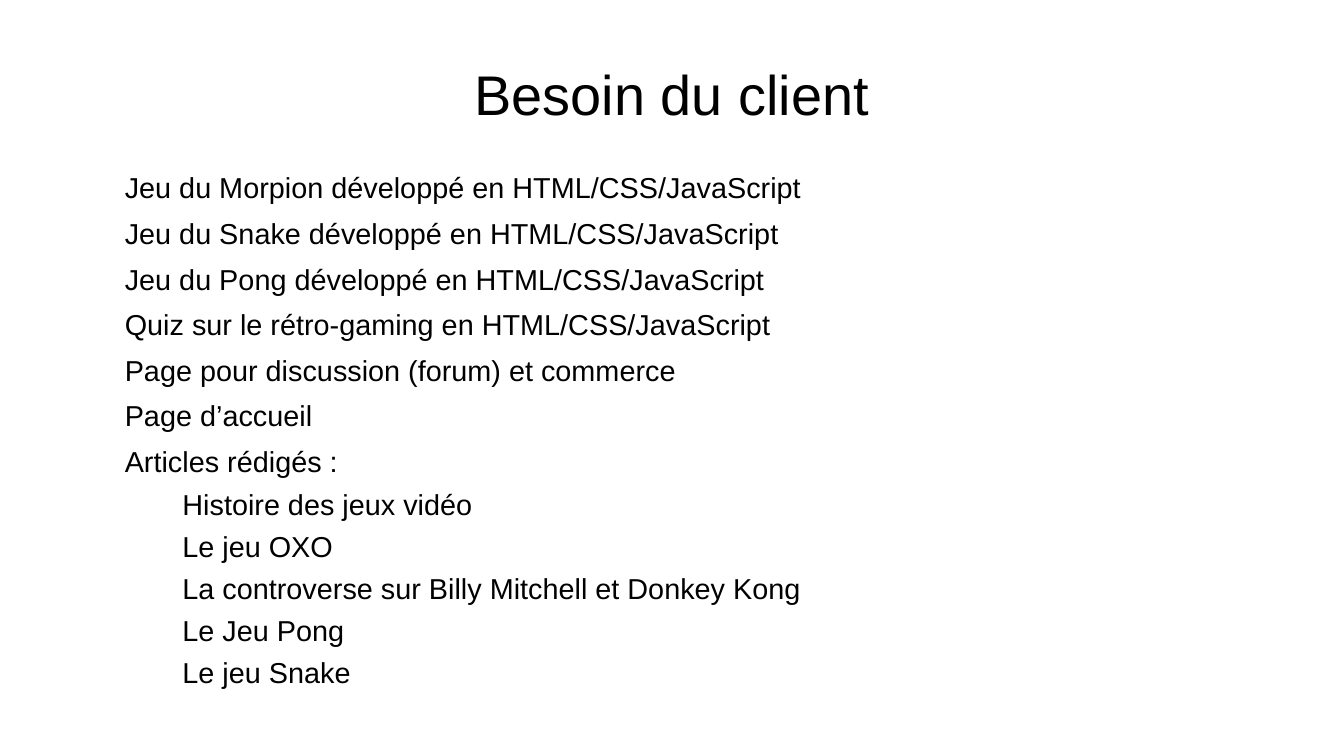
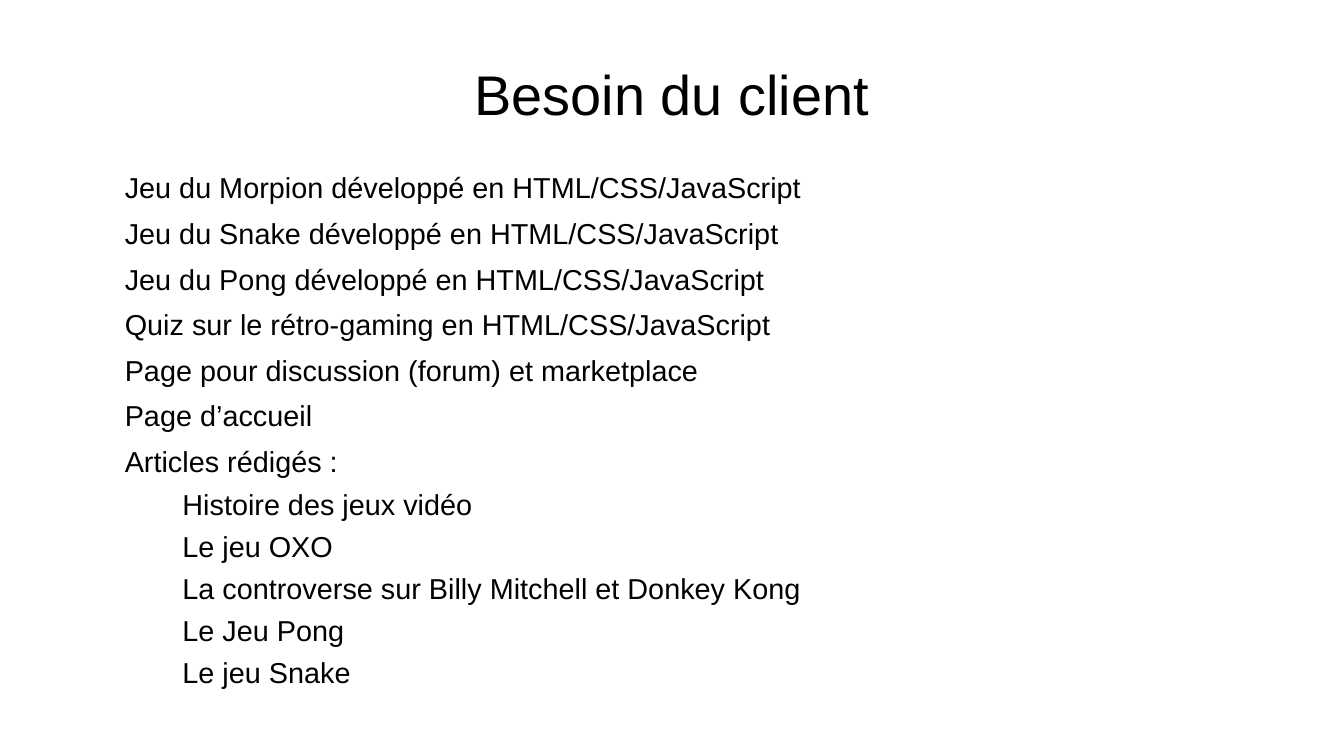
Before and after one commit to Cboukhal/projet_groupe, a slide deck: slide 3 of Camil/powerpoint/powerpoint_prototype.odp. Drawn at 1344x756 pixels with LibreOffice and Linux fonts; fonts in the diff are those of the drawing; background and template pictures are left out. Boxes give left, top, right and bottom in pixels: in the first picture for what was removed or moved away, otherwise in the second. Text is boxed around its words. In the diff, an @@ line names an element or a change of style, - is before the commit and + after.

```diff
--- a/Camil/powerpoint/powerpoint_prototype.odp
+++ b/Camil/powerpoint/powerpoint_prototype.odp
@@ text at box(125, 360, 698, 386): text changed @@
-● Page pour discussion (forum) et commerce
+● Page pour discussion (forum) et marketplace
```
Also in this commit, not shown: 4 other slides changed, 4 other files.
